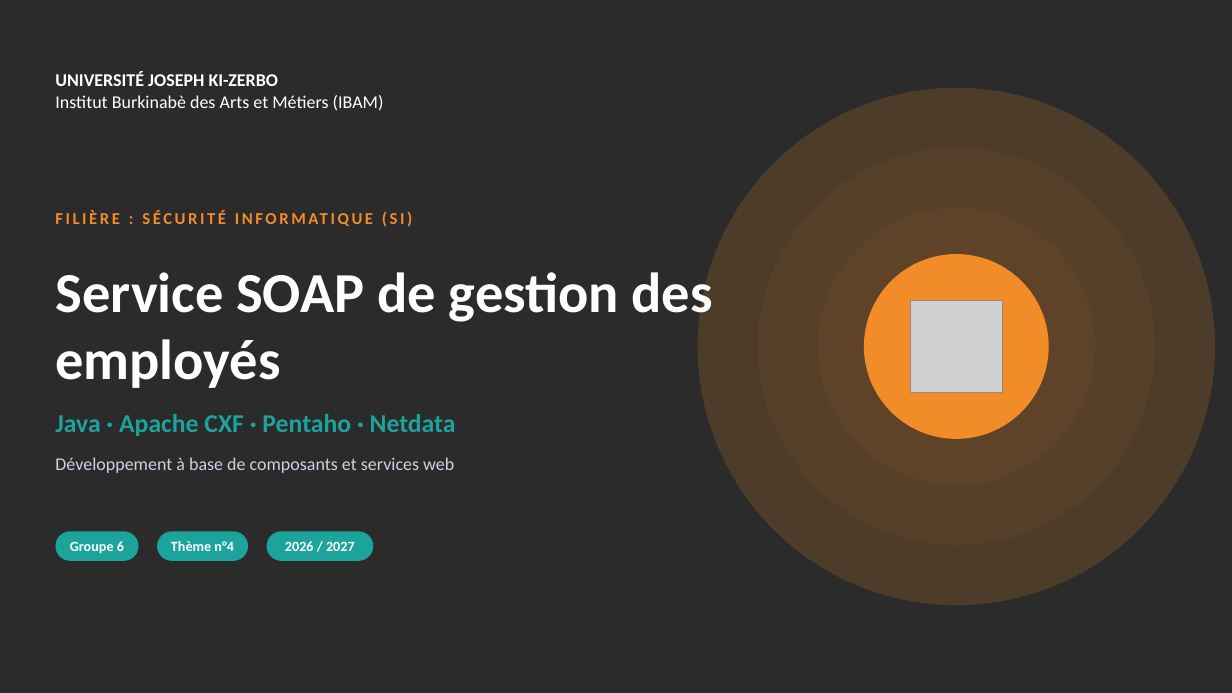
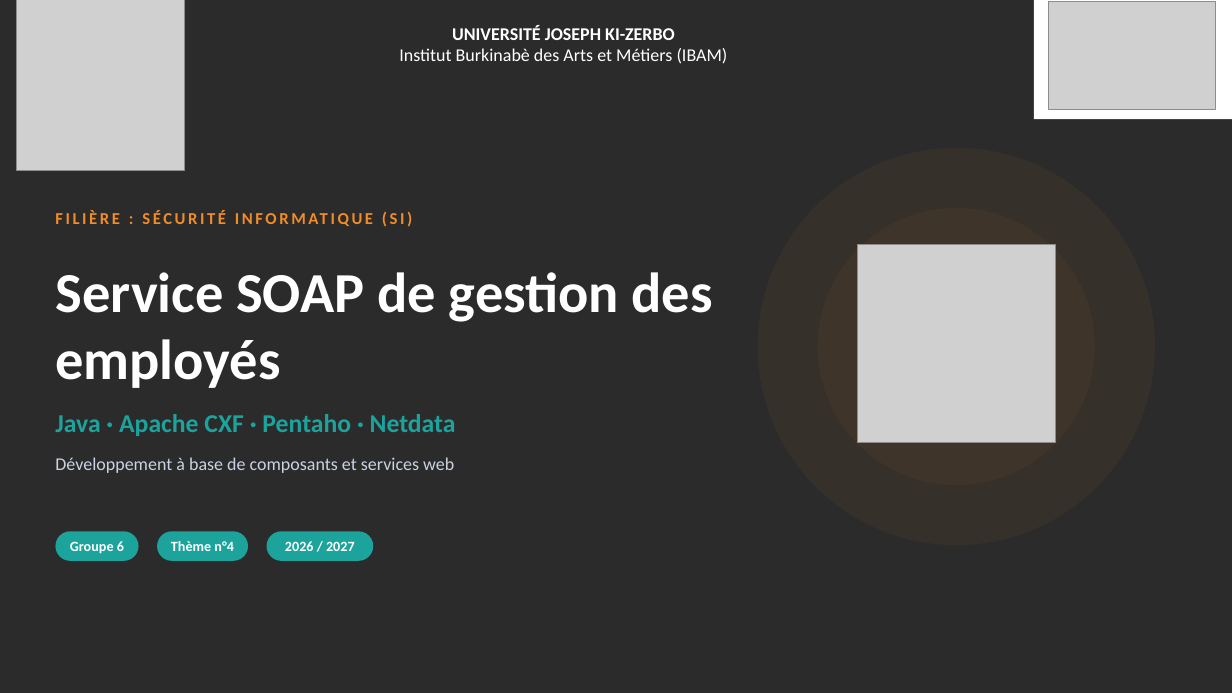
Before and after one commit to malickabdoul/employee-soap-servic, a slide deck: slide 1 of presentation/presentation-theme4-groupe6.pptx. Drawn at 1232x693 pixels with LibreOffice and Linux fonts; fonts in the diff are those of the drawing; grey boxes stand for pictures; background and template pictures are left out; a plain dark background stands for a picture behind light text. Boxes give left, top, right and bottom in pixels: in the first picture for what was removed or moved away, otherwise in the second. Text is boxed around its words. In the diff, an @@ line names an element or a change of style, - is before the commit and + after.

```diff
--- a/presentation/presentation-theme4-groupe6.pptx
+++ b/presentation/presentation-theme4-groupe6.pptx
@@ picture added at (17,0,185,170) @@
@@ text "UNIVERSITÉ JOSEPH KI-ZERBO": place and size @@
-text "UNIVERSITÉ JOSEPH KI-ZERBO" at (55,71,384,111)
+text "UNIVERSITÉ JOSEPH KI-ZERBO" at (399,25,728,64)
@@ text "UNIVERSITÉ JOSEPH KI-ZERBO" at (399,25,728,64): alignment left to centre @@
@@ rectangle added at (1034,0,1232,119), fill #FFFFFF @@
@@ picture added at (1049,1,1215,110) @@
@@ ellipse removed at (698,88,1215,605) @@
@@ picture added at (858,245,1055,443) @@
@@ ellipse removed at (864,254,1049,439) @@
@@ picture removed at (910,300,1003,393) @@
```
Also in this commit, not shown: 6 other slides changed, 4 slides removed.
